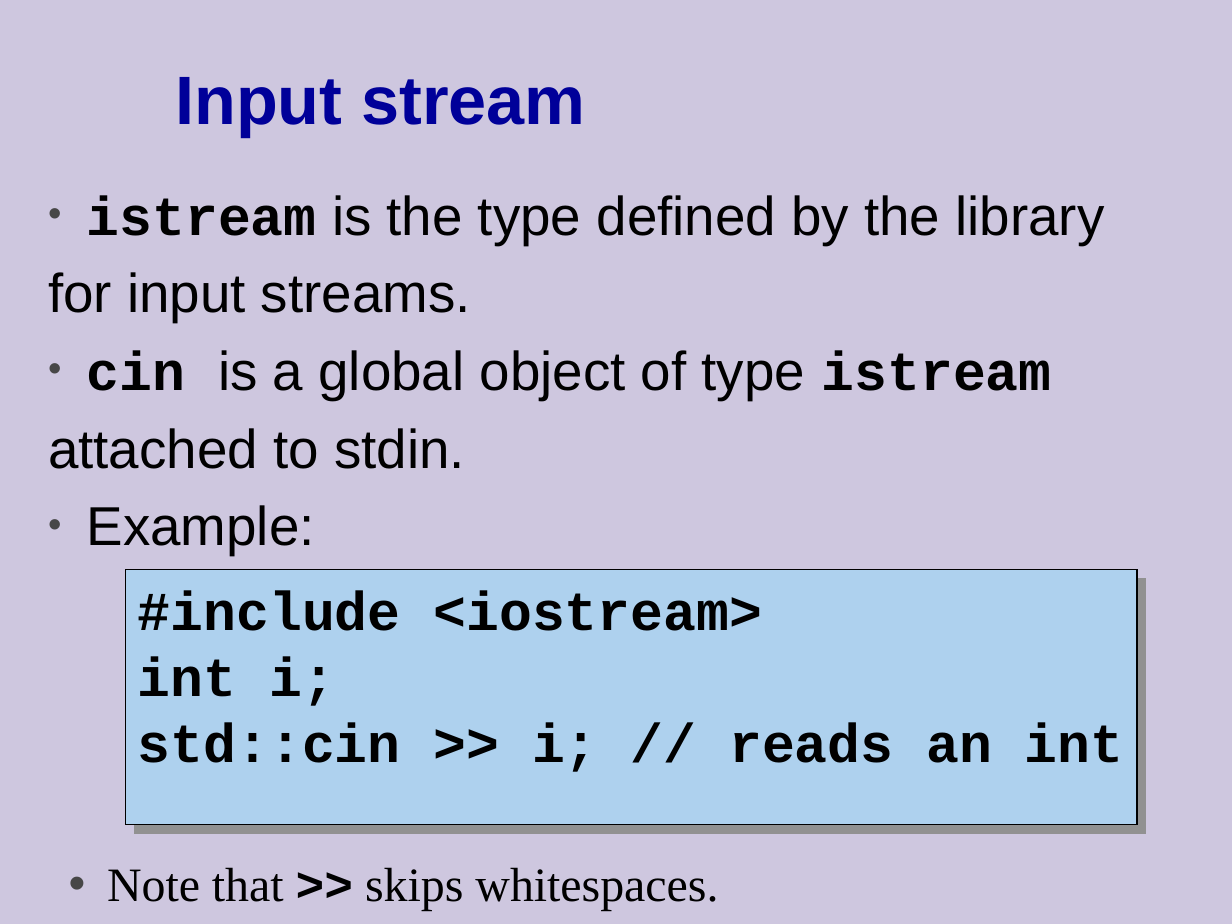
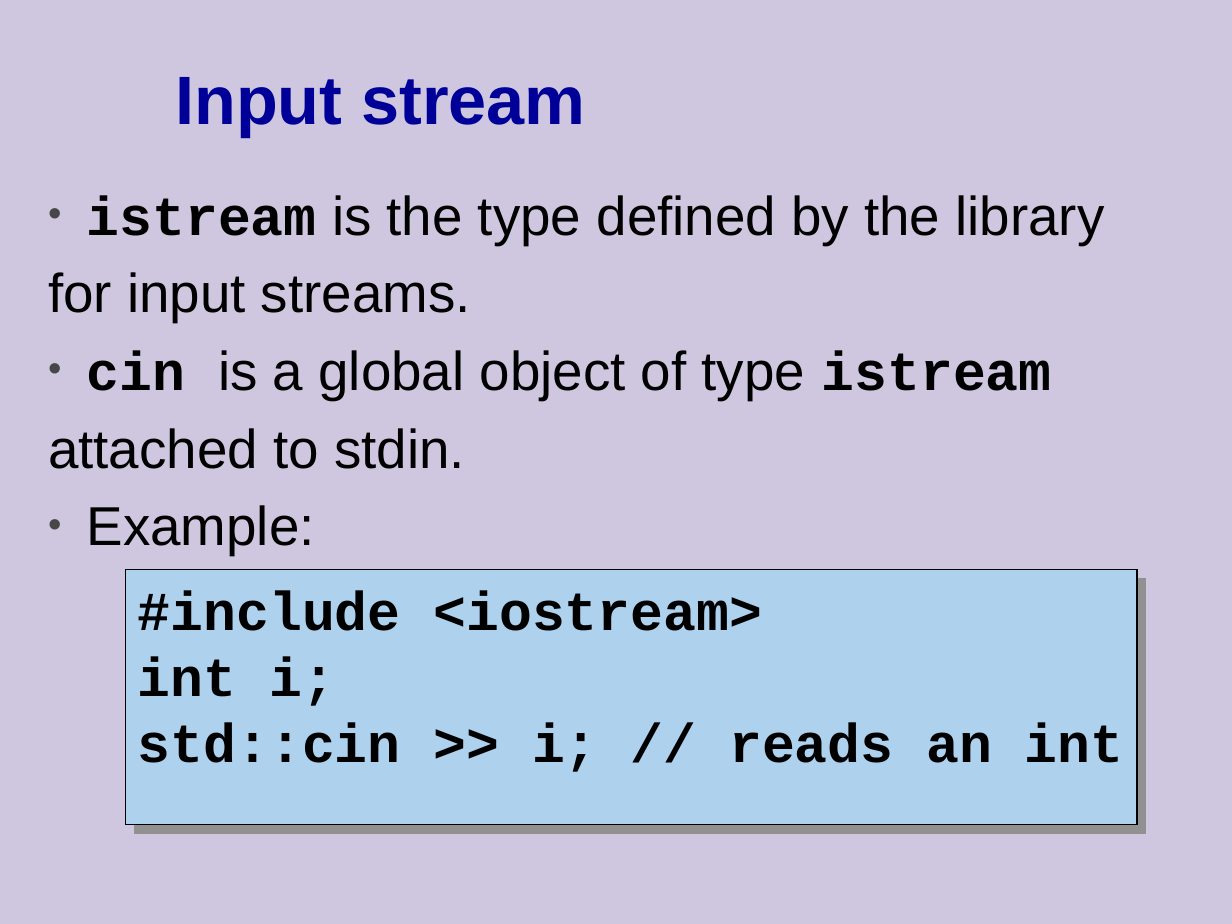
Before and after one commit to cpp-at-ariel/cpp-5779, a slide deck: slide 7 of 07-rtti/slides-iostreams.odp. Drawn at 1232x924 pixels with LibreOffice and Linux fonts; fonts in the diff are those of the drawing. Boxes give left, top, right and bottom in pixels: in the first picture for what was removed or moved away, otherwise in the second. Text is boxed around its words. In the diff, an @@ line names an element or a change of style, - is before the commit and + after.

```diff
--- a/07-rtti/slides-iostreams.odp
+++ b/07-rtti/slides-iostreams.odp
@@ free removed at bbox=[57, 779, 1156, 866] @@
-• Note that >> skips whitespaces.
```
Also in this commit, not shown: 3 other slides changed, 2 slides added, 3 slides removed, 6 other files.
